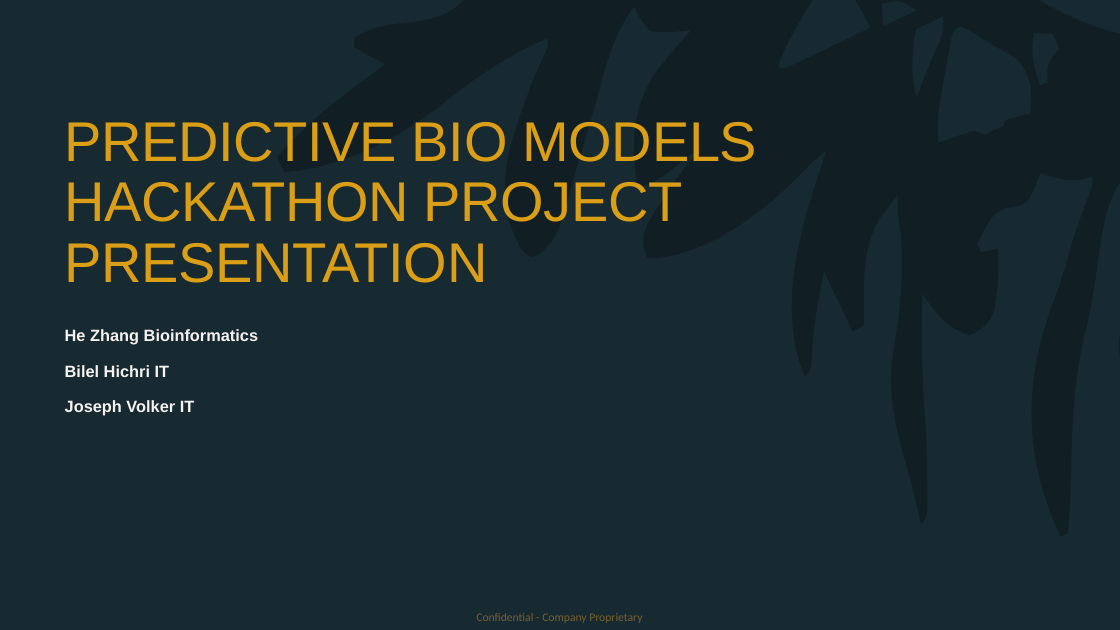
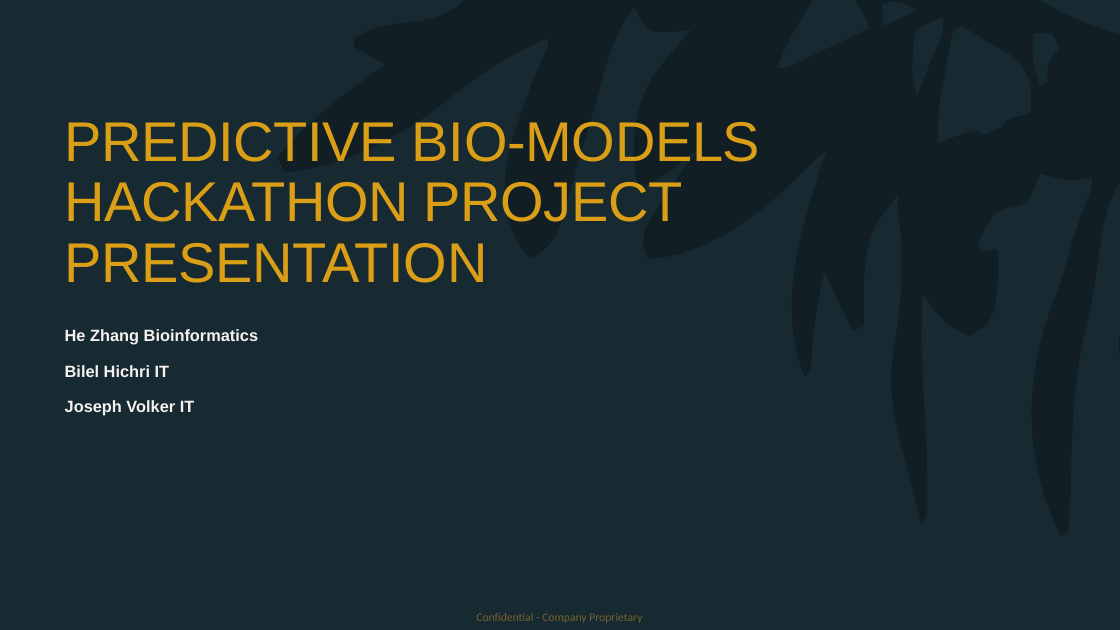
Before and after one commit to idt-hzhang/predictive_bio_models, a slide deck: slide 1 of Hackathon_Presentation.pptx. Drawn at 1120x630 pixels with LibreOffice and Linux fonts; fonts in the diff are those of the drawing; background and template pictures are left out. Boxes give left, top, right and bottom in pixels: in the first picture for what was removed or moved away, otherwise in the second. Text is boxed around its words. In the diff, an @@ line names an element or a change of style, - is before the commit and + after.

```diff
--- a/Hackathon_Presentation.pptx
+++ b/Hackathon_Presentation.pptx
@@ title at (x1=64, y1=122, x2=760, y2=283): text changed @@
-PREDICTIVE BIO MODELS HACKATHON PROJECT PRESENTATION
+PREDICTIVE BIO-MODELS HACKATHON PROJECT PRESENTATION
```
Also in this commit, not shown: 1 other slide changed.
